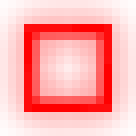
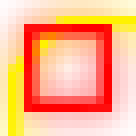
The second 136×136 image is a revision of the first. Changes to its layers:
showed "Polygon 2" over [8, 16, 136, 136]
